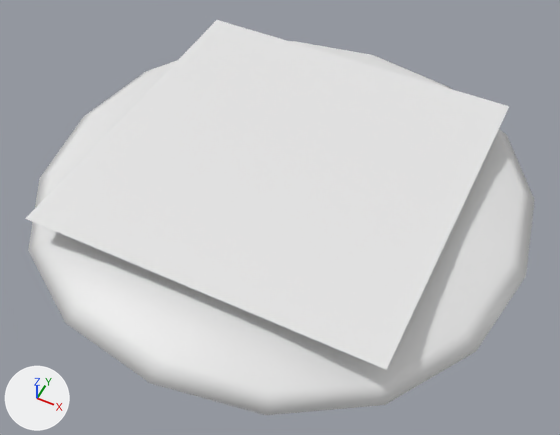
A saved change to the Blender file Assets/Models/Cove/sanddollar.blend.
Before and after are seen from a camera (50 mm lens) standing at (0.816, -1.661, 1.922) and looking at (0.024, -0.078, -0.057). Arrows for +X, +Y and +Z are at lower left; the lights stay in place.

Before the edit, the objects in view are built like this:
```python
me_cube_002 = bpy.data.meshes.new('Cube.002')
me_cube_002.from_pydata(...)  # a box spanning x -1.0..1.0, y -1.0..1.0, z -1.0..1.0
me_cube_002.polygons.foreach_set('use_smooth', [True] * 6)
me_cube_002.materials.append(mat_sandollar)  # white #e7e7e7
me_plane = bpy.data.meshes.new('Plane')
me_plane.from_pydata([(-1.0, -1.0, 0.0), (1.0, -1.0, 0.0), (-1.0, 1.0, 0.0), (1.0, 1.0, 0.0)], [], [(0, 1, 3, 2)])
me_plane.materials.append(mat_texture)  # white #e7e7e7
ob_cube_001 = bpy.data.objects.new('Cube.001', me_cube_002)
ob_cube_001.location = (0.0, 0.0, 0.0)
ob_cube_001.scale = (1.0, 1.0, 0.133)
_m = ob_cube_001.modifiers.new('Subdivision', 'SUBSURF')
ob_plane = bpy.data.objects.new('Plane', me_plane)
ob_plane.location = (0.0, 0.0, 0.143)
ob_plane.scale = (0.591, 0.591, 0.591)
```
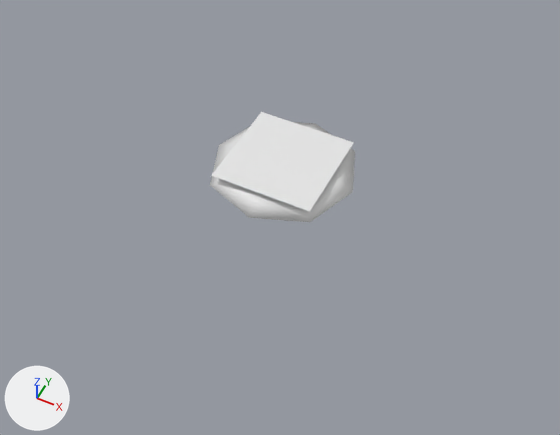
Pixel boxes [x1, y1, x2, y2] of what changed, in the pictures (560 x 435 px):
'Plane', rescaled (70% narrower, 68% shorter): before [25, 20, 509, 370]; after [210, 112, 355, 222]
'Cube.001', deleted: before [28, 41, 535, 415]

The change, as a list of edits to the scene's bpy script:
```text
Remove ob_cube_001:
    ob_cube_001 = bpy.data.objects.new('Cube.001', me_cube_002)
    ob_cube_001.location = (0.0, 0.0, 0.0)
    ob_cube_001.scale = (1.0, 1.0, 0.133)
    _m = ob_cube_001.modifiers.new('Subdivision', 'SUBSURF')
Change ob_plane:
    ob_plane.scale: (0.591, 0.591, 0.591) -> (0.175, 0.175, 0.175)
```
